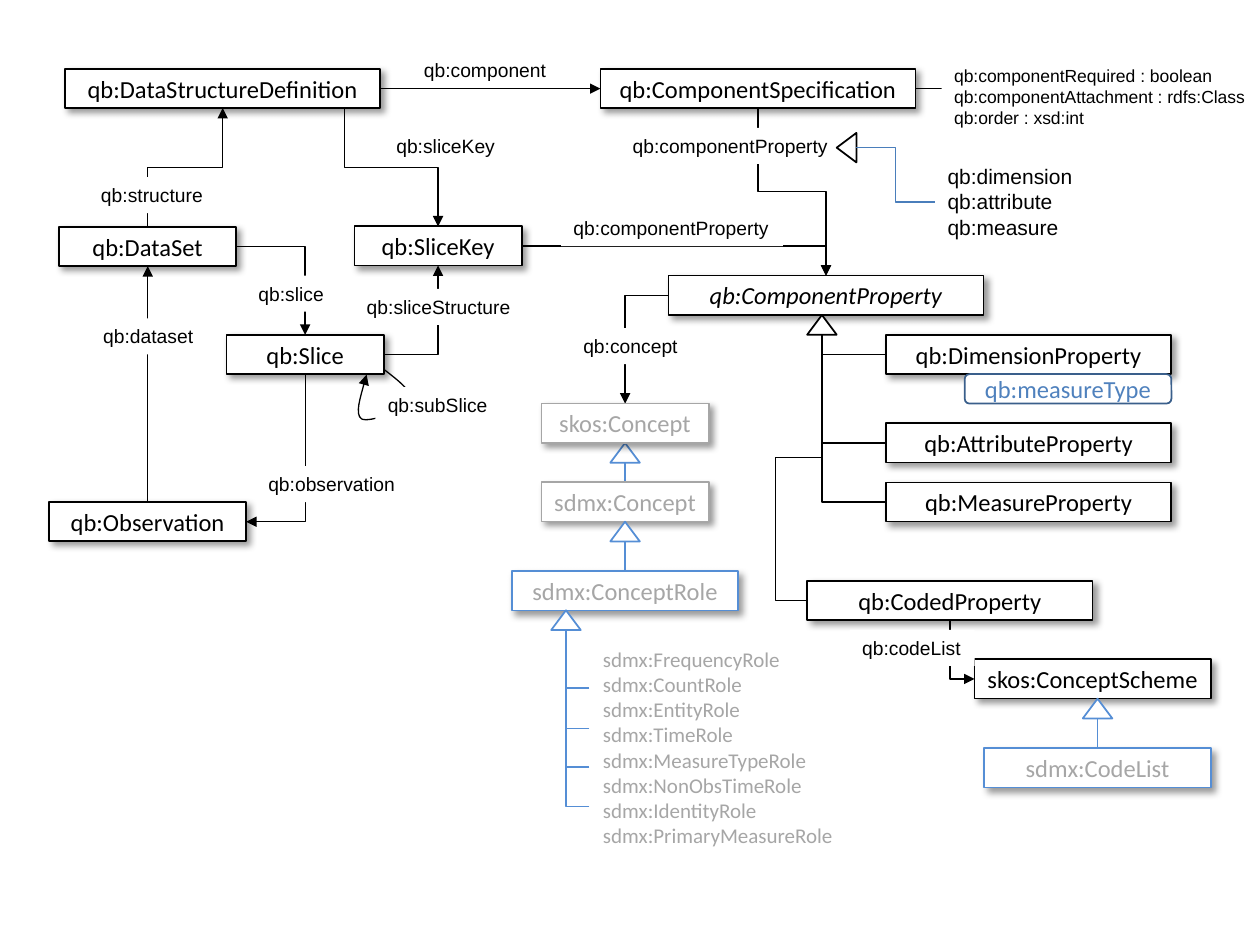
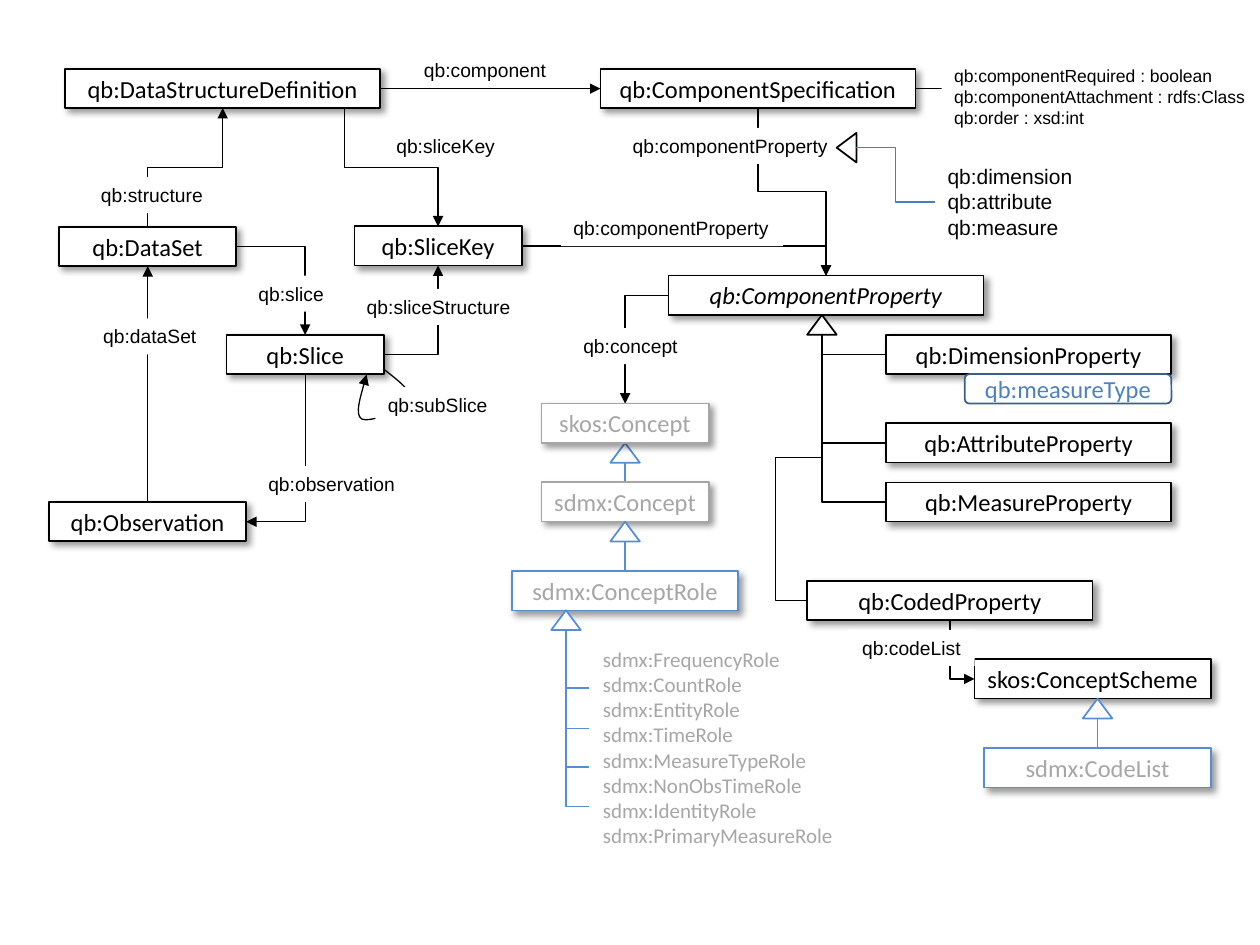
Before and after one commit to Letractively/publishing-statistical-data, a slide deck: slide 1 of specs/src/main/html/qb-fig1.pptx. Drawn at 1260x945 pixels with LibreOffice and Linux fonts; fonts in the diff are those of the drawing. Boxes give left, top, right and bottom in pixels: in the first picture for what was removed or moved away, otherwise in the second. Text is boxed around its words. In the diff, an @@ line names an element or a change of style, - is before the commit and + after.

```diff
--- a/specs/src/main/html/qb-fig1.pptx
+++ b/specs/src/main/html/qb-fig1.pptx
@@ text at bbox=[103, 329, 196, 347]: text changed @@
-qb:dataset
+qb:dataSet
```
Also in this commit, not shown: 2 other files.
